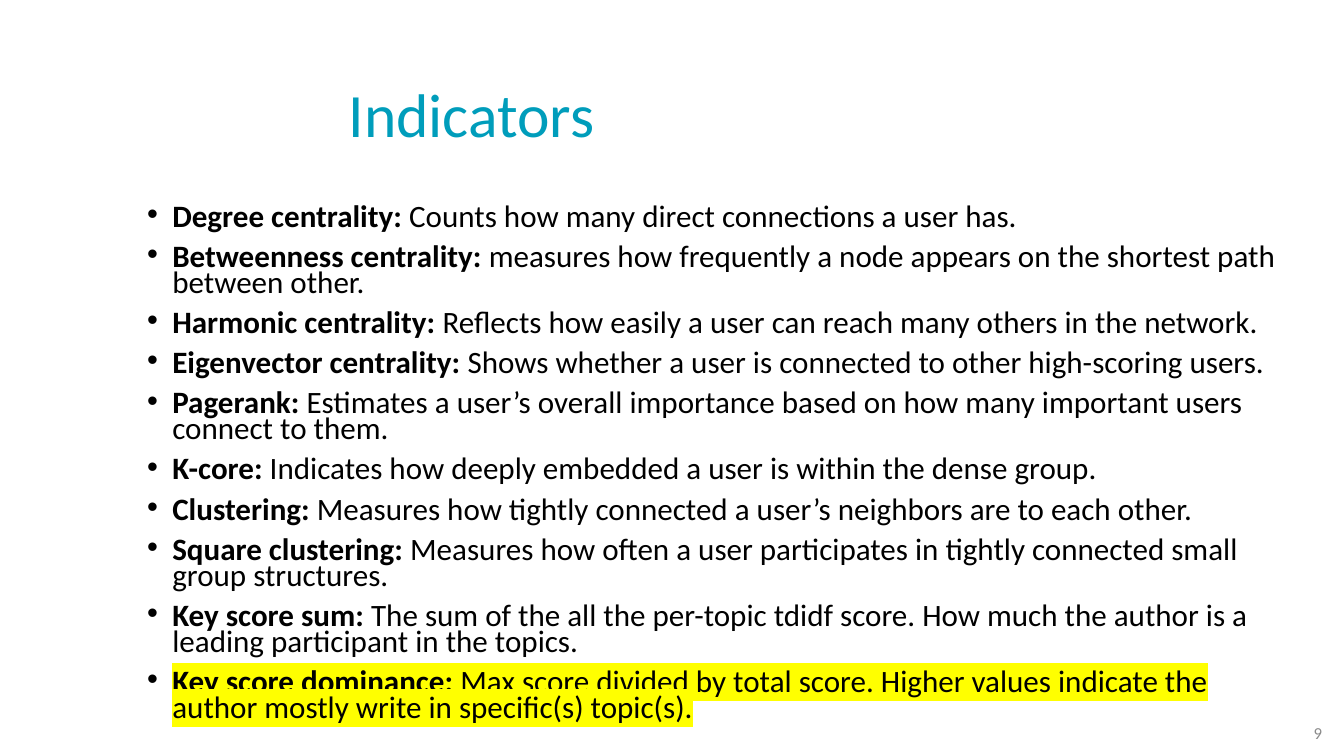
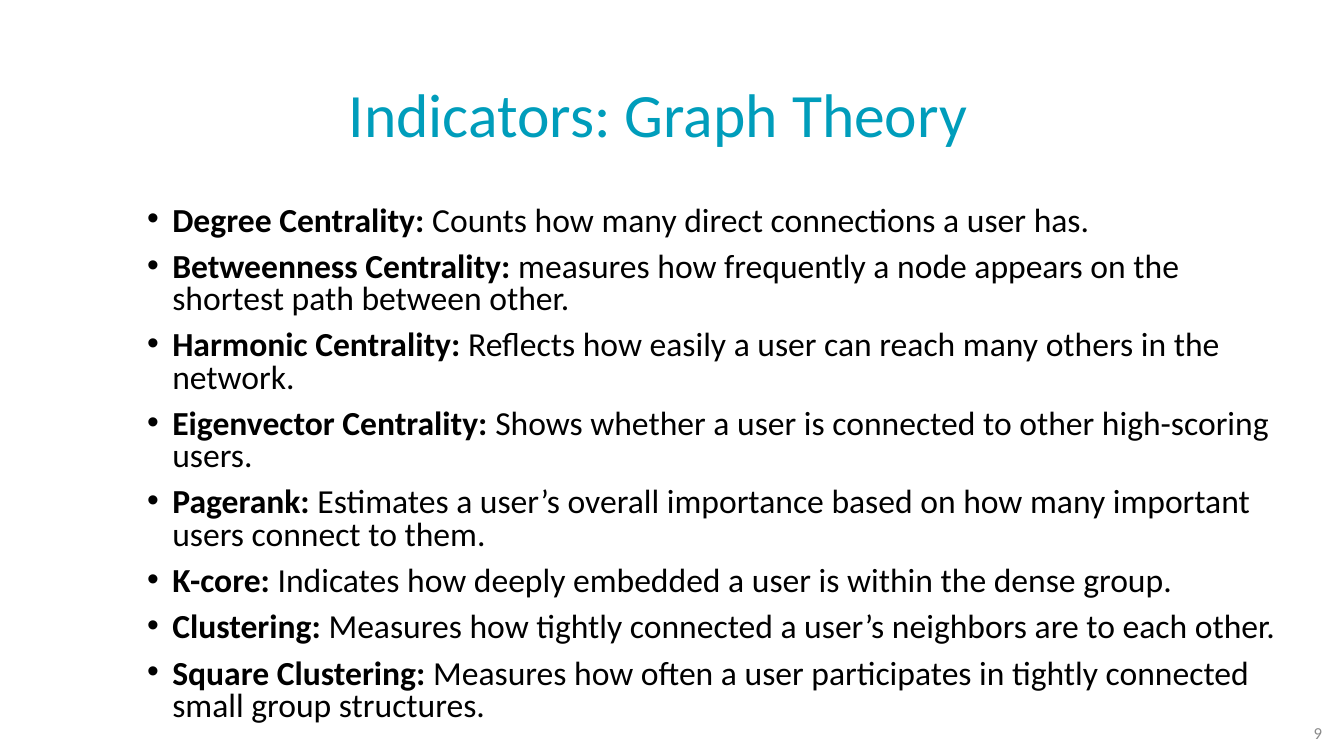
Before and after one commit to NoaTal1996/Backbone-Graph, a slide deck: slide 9 of docs/meeting/2026_03_08.pptx. Drawn at 1344x756 pixels with LibreOffice and Linux fonts; fonts in the diff are those of the drawing; background and template pictures are left out. Boxes give left, top, right and bottom in pixels: in the first picture for what was removed or moved away, otherwise in the second. Text is boxed around its words. In the diff, an @@ line names an element or a change of style, - is before the commit and + after.

```diff
--- a/docs/meeting/2026_03_08.pptx
+++ b/docs/meeting/2026_03_08.pptx
@@ title at [349,94,967,147]: text changed @@
-Indicators
+Indicators: Graph Theory
@@ text at [172,208,1269,468]: text changed; size 22.2 to 24 pt @@
-• Degree centrality: Counts how many direct connections a user has.
-• Betweenness centrality: measures how frequently a node appears on the shortest path between other.
-• Harmonic centrality: Reflects how easily a user can reach many others in the network.
-• Eigenvector centrality: Shows whether a user is connected to other high-scoring users.
+• Degree Centrality: Counts how many direct connections a user has.
+• Betweenness Centrality: measures how frequently a node appears on the shortest path between other.
+• Harmonic Centrality: Reflects how easily a user can reach many others in the network.
+• Eigenvector Centrality: Shows whether a user is connected to other high-scoring users.
@@ text at [172,489,1275,644]: size 22.2 to 24 pt in "Pagerank: Estimates a user’s overall importance based ...", "K-core: Indicates how deeply embedded a user ...", "Clustering: Measures how tightly connected a user’s ..."; line spacing 0.7 to 0.8 @@
@@ text at [172,661,1249,723]: text changed; size 22.2 to 24 pt @@
-• Square clustering: Measures how often a user participates in tightly connected small group structures.
-• Key score sum: The sum of the all the per-topic tdidf score. How much the author is a leading participant in the topics.
-• Key score dominance: Max score divided by total score. Higher values indicate the author mostly write in specific(s) topic(s).
+• Square Clustering: Measures how often a user participates in tightly connected small group structures.
```
Also in this commit, not shown: 3 other slides changed, 11 slides added, 2 other files.
